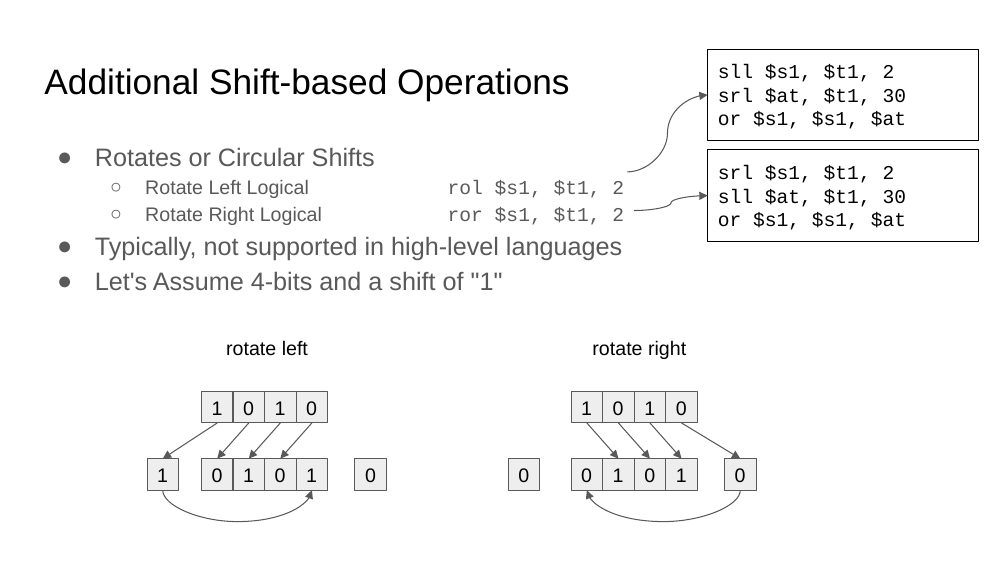
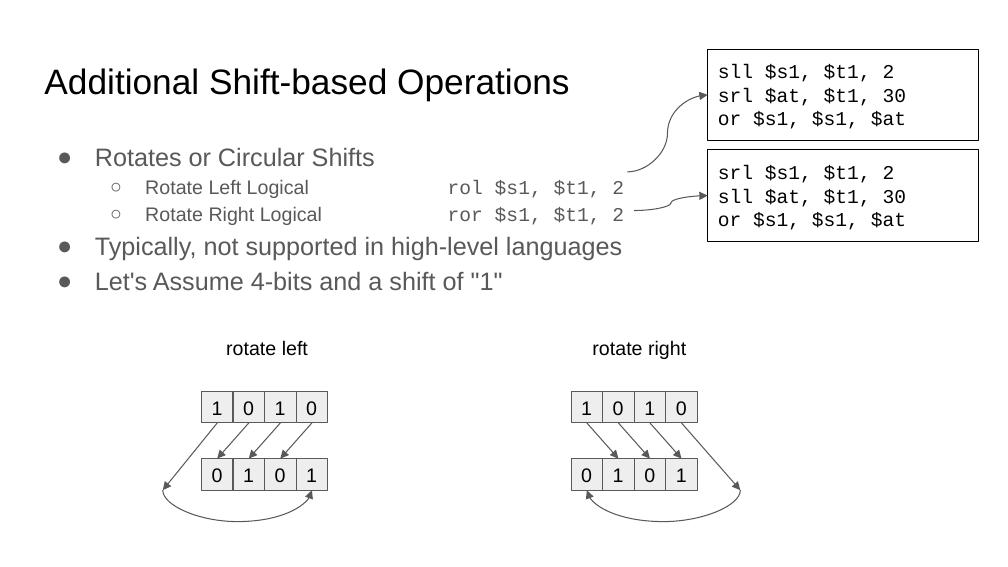
Before and after one commit to COMP122/comp122-s23, a slide deck: slide 4 of format-encodings/documents/ARCHIVE/bitwise-operations.pptx. Drawn at 1008x567 pixels with LibreOffice and Linux fonts; fonts in the diff are those of the drawing. Boxes give left, top, right and bottom in pixels: in the first picture for what was removed or moved away, otherwise in the second. Text is boxed around its words. In the diff, an @@ line names an element or a change of style, - is before the commit and + after.

```diff
--- a/format-encodings/documents/ARCHIVE/bitwise-operations.pptx
+++ b/format-encodings/documents/ARCHIVE/bitwise-operations.pptx
@@ arrow moved from (218, 423) - (163, 459) to (218, 423) - (163, 490) @@
@@ arrow moved from (681, 423) - (740, 459) to (681, 423) - (740, 490) @@
@@ rectangle removed at (147, 459, 178, 490) @@
-1
@@ rectangle removed at (355, 459, 386, 490) @@
-0
@@ rectangle removed at (508, 459, 539, 490) @@
-0
@@ rectangle removed at (725, 459, 756, 490) @@
-0
```
Also in this commit, not shown: 3 other slides changed, 5 other files.
